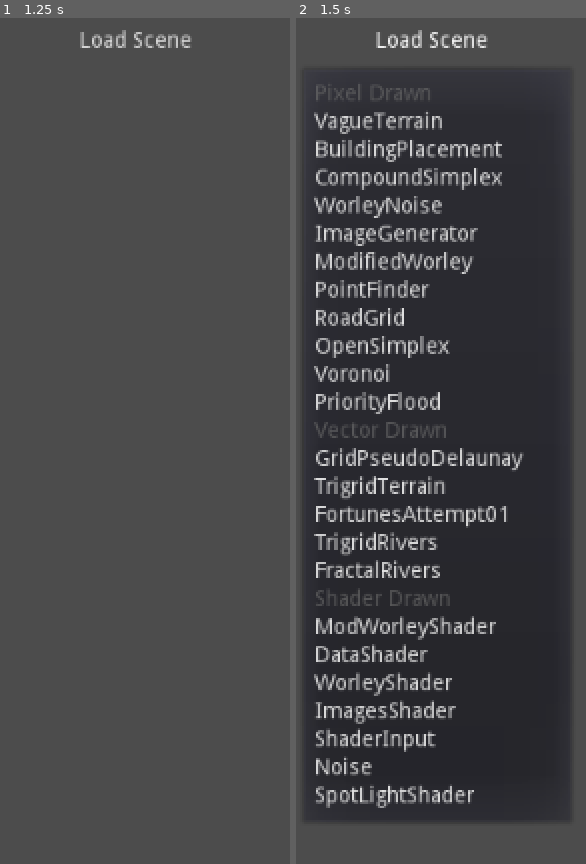
Above: before the commit, frames 1-2 (left to right).
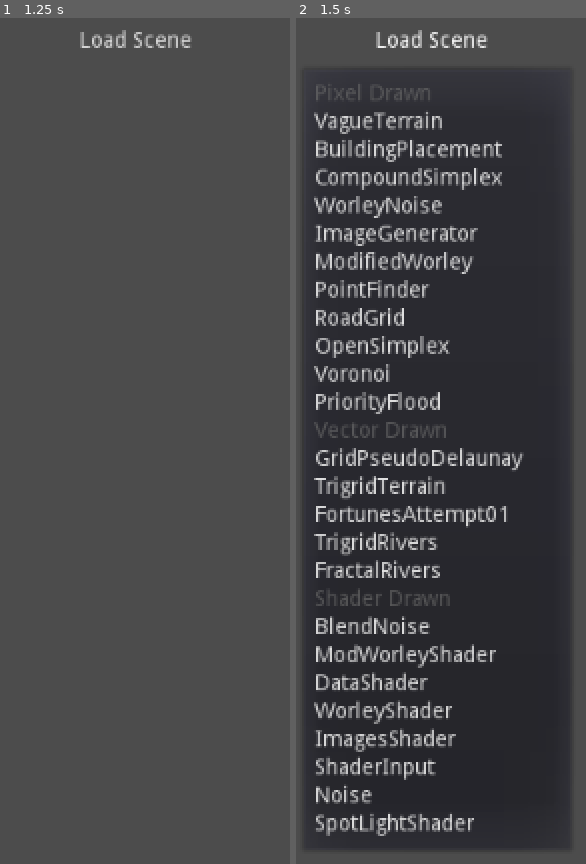
Above: after the commit, the same moments.

Repository: MichaelReel/2DMapGen
Game: Godot game, scene res://Main.tscn
The game is run twice, just before and just after one commit, with the same random seed, the same clock (stepped at 60 frames per second) and the same inputs.
Inputs (mouse positions are in pixels of both pictures, inside the frame that each line leads up to):
- Up to frame 1 (1.25 s): tap Enter at 0.5 s; move the mouse to (outside the picture) at 0.52 s; click (outside the picture) at 0.67 s
- Up to frame 2 (1.5 s): click "Load Scene" at 1.25 s

Frame 1 is identical in both runs. In frame 2, 7.0% of the frame differs, in the area x 3-94%, y 70-99%.

Commit message:
Added a noise blending shader experiment.

Diff:
--- /dev/null
+++ b/ShaderDrawn/BlendNoise.tscn
@@ -0,0 +1,74 @@
+[gd_scene load_steps=4 format=2]
+
+[ext_resource path="res://sample/grid.png" type="Texture" id=1]
+
+[sub_resource type="Shader" id=1]
+code = "shader_type canvas_item;
+
+uniform vec2 iResolution;
+
+vec2 hash( vec2 p )
+{
+	p = vec2( dot(p,vec2(127.1,311.7)), dot(p,vec2(269.5,183.3)) );
+	return -1.0 + 2.0*fract(sin(p)*43758.5453123);
+}
+
+float noise( in vec2 p )
+{
+	const float K1 = 0.366025404; // (sqrt(3)-1)/2;
+	const float K2 = 0.211324865; // (3-sqrt(3))/6;
+
+	vec2  i = floor( p + (p.x+p.y)*K1 );
+	vec2  a = p - i + (i.x+i.y)*K2;
+	float m = step(a.y,a.x);
+	vec2  o = vec2(m,1.0-m);
+	vec2  b = a - o + K2;
+	vec2  c = a - 1.0 + 2.0*K2;
+	vec3  h = max( 0.5-vec3(dot(a,a), dot(b,b), dot(c,c) ), 0.0 );
+	vec3  n = h*h*h*h*vec3( dot(a,hash(i+0.0)), dot(b,hash(i+o)), dot(c,hash(i+1.0)));
+	return dot( n, vec3(70.0) );
+}
+
+float fbm(vec2 uv) {
+	uv *= 5.0;
+	mat2 m = mat2( vec2(1.6,  1.2), vec2(-1.2,  1.6) );
+
+	float f = 0.0;
+	f  = 0.5000*noise( uv ); uv = m * uv;
+	f += 0.2500*noise( uv ); uv = m * uv;
+	f += 0.1250*noise( uv ); uv = m * uv;
+	f += 0.0625*noise( uv ); uv = m * uv;
+
+	f = 0.5 + 0.5 * f;
+
+	return f;
+}
+
+void fragment() {
+	vec2 p = UV.xy / iResolution.xy;
+	vec2 uv = p * vec2(iResolution.x / iResolution.y, 1.0);
+	float f1x = 0.0; // + TIME * 0.05;
+	float f1y = 0.0;
+	float f1 = fbm(uv + vec2(f1x, f1y));
+	float f2x = 5.2; // - TIME * 0.05;
+	float f2y = 1.3; // TIME / 5.2 * 1.3;
+	float f2 = fbm(uv + vec2(f2x, f2y));
+	float f = fbm(uv + vec2(f1, f2));
+
+	COLOR = vec4( f, f, f, 1.0 );
+}"
+custom_defines = ""
+
+[sub_resource type="ShaderMaterial" id=2]
+shader = SubResource( 1 )
+shader_param/iResolution = Vector2( 0.5, 0.5 )
+
+[node name="BlendNoise" type="TextureRect"]
+material = SubResource( 2 )
+anchor_right = 1.0
+anchor_bottom = 1.0
+texture = ExtResource( 1 )
+expand = true
+__meta__ = {
+"_edit_use_anchors_": false
+}
--- a/ShaderDrawn/DataShader.tscn
+++ b/ShaderDrawn/DataShader.tscn
@@ -3,30 +3,30 @@
 [ext_resource path="res://icon.png" type="Texture" id=1]
 [ext_resource path="res://ShaderDrawn/DataShader.gd" type="Script" id=2]
 
-[sub_resource type="VisualShaderNodeCompare" id=11]
+[sub_resource type="VisualShaderNodeCompare" id=1]
 default_input_values = [ 0, 0.0, 1, 0.0, 2, 0.001 ]
 condition = 1
 
-[sub_resource type="VisualShaderNodeVectorDistance" id=15]
+[sub_resource type="VisualShaderNodeVectorDistance" id=2]
 
-[sub_resource type="VisualShaderNodeTextureUniform" id=1]
+[sub_resource type="VisualShaderNodeTextureUniform" id=4]
 uniform_name = "grid"
 
-[sub_resource type="VisualShaderNodeTextureUniform" id=2]
+[sub_resource type="VisualShaderNodeTextureUniform" id=5]
 uniform_name = "human"
 
-[sub_resource type="VisualShaderNodeColorOp" id=3]
+[sub_resource type="VisualShaderNodeColorOp" id=6]
 operator = 1
 
-[sub_resource type="VisualShaderNodeInput" id=9]
+[sub_resource type="VisualShaderNodeInput" id=7]
 input_name = "uv"
 
-[sub_resource type="VisualShaderNodeSwitch" id=12]
+[sub_resource type="VisualShaderNodeSwitch" id=8]
 
-[sub_resource type="VisualShaderNodeTextureUniform" id=4]
+[sub_resource type="VisualShaderNodeTextureUniform" id=9]
 uniform_name = "TextureUniform"
 
-[sub_resource type="VisualShader" id=5]
+[sub_resource type="VisualShader" id=10]
 code = "shader_type canvas_item;
 uniform sampler2D TextureUniform;
 uniform sampler2D human;
@@ -92,35 +92,35 @@
 }
 "
 custom_defines = ""
-graph_offset = Vector2( -348.664, 92 )
+graph_offset = Vector2( -439.692, 121.5 )
 mode = 1
 flags/light_only = false
 nodes/vertex/0/position = Vector2( 440, 220 )
-nodes/vertex/3/node = SubResource( 4 )
+nodes/vertex/3/node = SubResource( 9 )
 nodes/vertex/3/position = Vector2( -260, 220 )
 nodes/vertex/connections = PoolIntArray( 3, 1, 0, 3, 3, 0, 0, 2 )
 nodes/fragment/0/position = Vector2( 1220, 300 )
-nodes/fragment/2/node = SubResource( 1 )
+nodes/fragment/2/node = SubResource( 4 )
 nodes/fragment/2/position = Vector2( -400, 180 )
-nodes/fragment/3/node = SubResource( 2 )
+nodes/fragment/3/node = SubResource( 5 )
 nodes/fragment/3/position = Vector2( -400, 400 )
-nodes/fragment/4/node = SubResource( 3 )
+nodes/fragment/4/node = SubResource( 6 )
 nodes/fragment/4/position = Vector2( -60, 280 )
-nodes/fragment/7/node = SubResource( 9 )
+nodes/fragment/7/node = SubResource( 7 )
 nodes/fragment/7/position = Vector2( -80, 540 )
-nodes/fragment/9/node = SubResource( 12 )
+nodes/fragment/9/node = SubResource( 8 )
 nodes/fragment/9/position = Vector2( 1000, 300 )
-nodes/fragment/10/node = SubResource( 11 )
+nodes/fragment/10/node = SubResource( 1 )
 nodes/fragment/10/position = Vector2( 580, 180 )
-nodes/fragment/13/node = SubResource( 15 )
+nodes/fragment/13/node = SubResource( 2 )
 nodes/fragment/13/position = Vector2( 100, 420 )
 nodes/fragment/connections = PoolIntArray( 2, 0, 4, 0, 3, 0, 4, 1, 10, 0, 9, 0, 9, 0, 0, 0, 3, 0, 13, 0, 7, 0, 13, 1, 13, 0, 10, 1, 13, 0, 9, 2 )
 
-[sub_resource type="ShaderMaterial" id=6]
-shader = SubResource( 5 )
+[sub_resource type="ShaderMaterial" id=11]
+shader = SubResource( 10 )
 
 [node name="DataShader" type="TextureRect"]
-material = SubResource( 6 )
+material = SubResource( 11 )
 anchor_right = 1.0
 anchor_bottom = 1.0
 texture = ExtResource( 1 )
